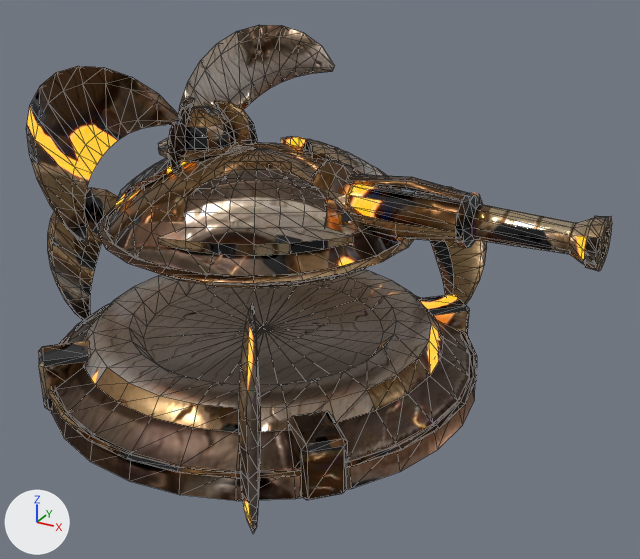
The glTF model public/assets/models/structures/kesh_thornmound.glb as it was, and as the next commit left it.
Both versions are drawn from a 50 mm lens placed at (4.06, -6.3, 4.22), pointed at (0.58, 0.03, 1.06). Arrows for +X, +Y and +Z are at lower left; the lights stay in place. The first picture is the older version. Mesh edges are drawn as thin lines. Where no turn or scale is listed for an object, it has been applied to the vertices. Vertices at exactly the same position are counted once.

The older version as bpy lines, for what is in view:
```python
me_base = bpy.data.meshes.new('Base')
me_base.from_pydata(...)  # 712 vertices, 1284 faces; spans x -2.71..2.01, y -2.34..2.34, z -0.05..1.53
me_base.materials.append(mat_keshthornmoundmat)
me_turret = bpy.data.meshes.new('Turret')
me_turret.from_pydata(...)  # 1615 vertices, 3126 faces; spans x -1.66..2.97, y -1.42..1.42, z 1.16..3.03
me_turret.materials.append(mat_keshthornmoundmat)
ob_base = bpy.data.objects.new('Base', me_base)
ob_base.location = (0.0, 0.0, 0.0)
ob_turret = bpy.data.objects.new('Turret', me_turret)
ob_turret.location = (0.0, 0.0, 0.0)
```
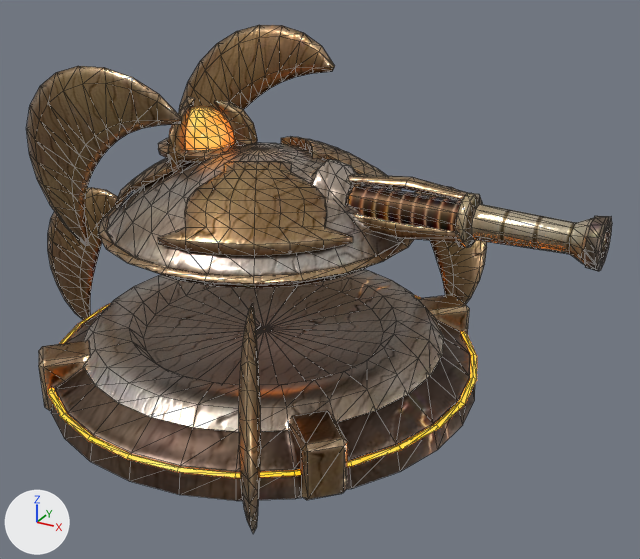
Where the change shows, as pixel boxes (x1, y1, x2, y2) in the pictures (640 x 559 px):
```json
{"part": 1, "of": "me_base", "change": "surface changed", "before": [39, 186, 487, 533], "after": [39, 186, 487, 533]}
{"part": 2, "of": "me_turret", "change": "surface changed", "before": [26, 25, 612, 288], "after": [26, 25, 612, 288]}
```

The change, as JSON lines over the scene's bpy script:
```json
{"block": "me_base", "where": "me_base.from_pydata(...)  # 712 vertices, 1284 faces; spans x -2.71..2.01, y -2.34..2.34, z -0.05..1.53"}
{"block": "me_base", "where": "# used by ob_base; location = (0.0, 0.0, 0.0)"}
{"block": "me_base", "change": "me_base part 1: texture (UV) coordinates of 1284 of 1284 faces, centred in x -2.66..1.98, y -2.31..2.31, z -0.04..1.51, changed; they spanned u 0.0..0.98, v 0.0..0.99 and now span u 0.0..0.99, v 0.0..0.97"}
{"block": "me_turret", "where": "me_turret.from_pydata(...)  # 1615 vertices, 3126 faces; spans x -1.66..2.97, y -1.42..1.42, z 1.16..3.03"}
{"block": "me_turret", "where": "# used by ob_turret; location = (0.0, 0.0, 0.0)"}
{"block": "me_turret", "change": "me_turret part 2: 3125 kept faces spanning x -1.66..2.97, y -1.42..1.42, z 1.16..3.03 get new texture (UV) coordinates"}
```
